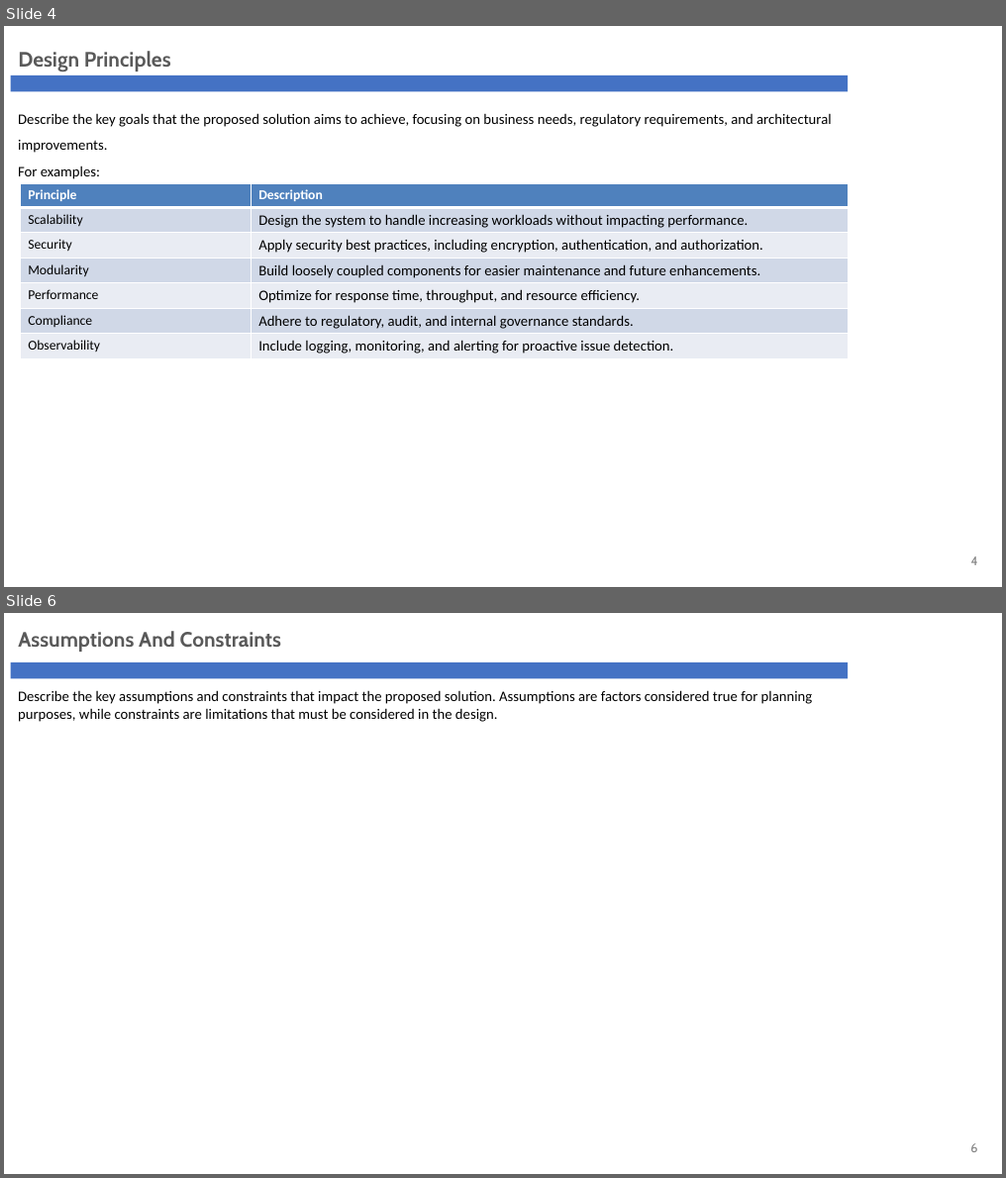
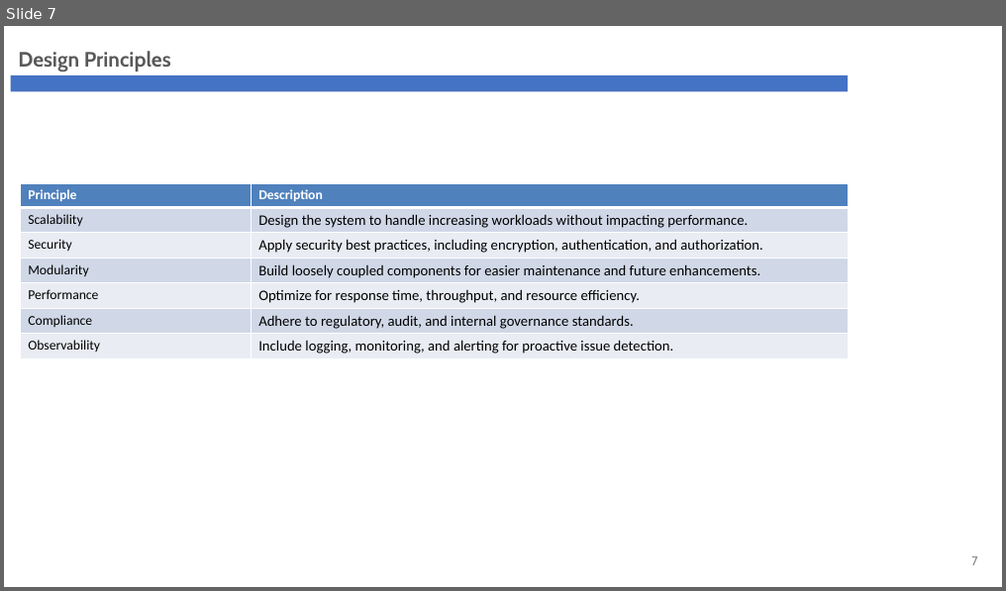
Before and after one commit to phyothuhan26/MySolutions, a slide deck: GandG_YPS/Presentation/G&G_Revamp_ARB.pptx. Shown one above the other, each under a label of ours: slides 4 and 6 before the commit, slide 7 after it; the slides between them are not shown. The pictures are 1006x1178 and 1006x591 pixels, drawn with LibreOffice and Linux fonts; fonts in the diff are those of the drawing; background and template pictures are left out. Boxes give left, top, right and bottom in pixels: in the first picture for what was removed or moved away, otherwise in the second. Text is boxed around its words. In the diff, an @@ line names an element or a change of style, - is before the commit and + after.

```diff
--- a/GandG_YPS/Presentation/G&G_Revamp_ARB.pptx
+++ b/GandG_YPS/Presentation/G&G_Revamp_ARB.pptx
@@ slide 6 removed at <box>4,613,1002,1174</box>, background #FFFFFF; not listed: 1 template element that a slide beside it also shows @@
@@ text removed at <box>18,631,281,652</box> @@
-Assumptions And Constraints
@@ text removed at <box>18,690,813,722</box> @@
-Describe the key assumptions and constraints that impact the proposed solution. Assumptions are factors considered true for planning purposes, while constraints are limitations that must be considered in the design.
@@ page number removed at <box>970,1144,977,1153</box> @@
-6
@@ what was slide 4 is now slide 7 @@
@@ slide 7 changed as well @@
@@ text removed at <box>18,113,831,179</box> @@
-Describe the key goals that the proposed solution aims to achieve, focusing on business needs, regulatory requirements, and architectural improvements.
-For examples:
@@ page number at <box>971,557,977,566</box>: text changed @@
-4
+7
```
Also in this commit, not shown: 3 other slides changed, 21 slides added, 15 other slides removed, 16 other files.
